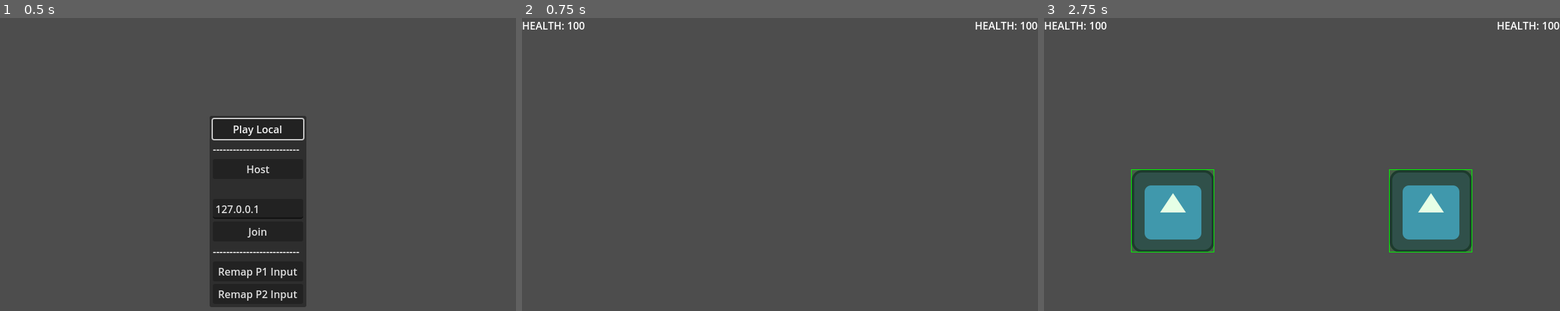
Above: before the commit, frames 1-3 (left to right).
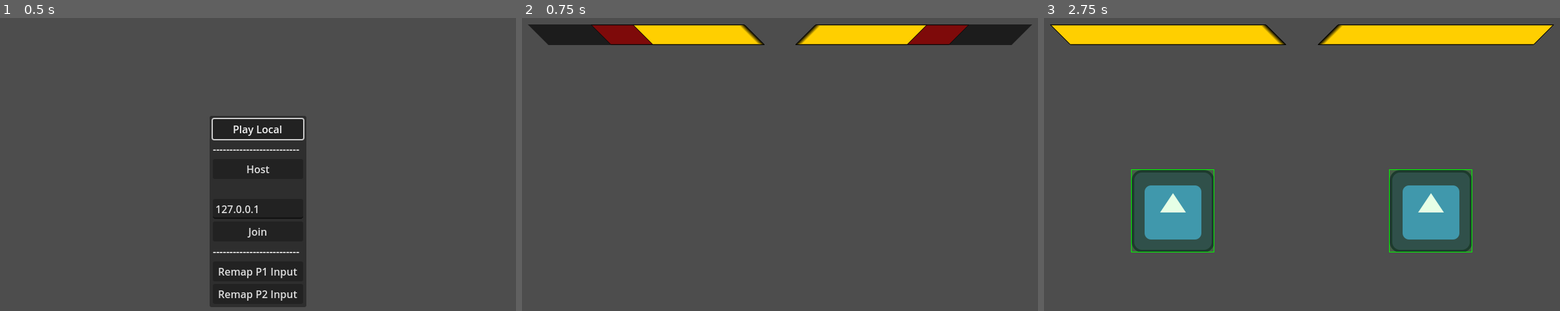
Above: after the commit, the same moments.

Repository: SamBumgardner/spellstrike
Game: Godot game, scene res://network/main.tscn
Same seed, same stepped clock (60 frames per second), same inputs: the game is played once before the commit and once after it. The engine's default icon, where the game draws it, is replaced by a stand-in: a white triangle on a blue panel in a dark square.
Inputs (mouse positions are in pixels of both pictures, inside the frame that each line leads up to):
- Up to frame 1 (0.5 s): no input
- Up to frame 2 (0.75 s): click "Play Local" at 0.5 s
- Up to frame 3 (2.75 s): tap Enter at 1.25 s; move the mouse to (1415, 190) at 1.27 s; hold Up 1.28-2 s; click (1415, 190) at 1.42 s; tap Space at 2 s; drag from (1198, 231) to (1276, 287) at 2.02 s

Frame 1 is identical in both runs. In frame 2, 6.1% of the frame differs, in the area x 0-100%, y 1-10%; in frame 3, 6.0%.

Commit message:
create visual health bar

Diff:
--- a/game/TestGameplay.gd
+++ b/game/TestGameplay.gd
@@ -8,10 +8,10 @@
 # handle game ending
 @onready var confirm_defeat_timer: NetworkTimer = $ConfirmDefeatTimer
 @onready var start_new_round_timer: NetworkTimer = $StartNewRoundTimer
-@onready var health_tracker_1: HealthTracker = $UI/BattleHUD/VBoxContainer/HealthTracker
-@onready var health_tracker_2: HealthTracker = $UI/BattleHUD/VBoxContainer2/HealthTracker2
-@onready var win_tracker_1: WinTracker = $UI/BattleHUD/VBoxContainer/WinTracker
-@onready var win_tracker_2: WinTracker = $UI/BattleHUD/VBoxContainer2/WinTracker2
+@onready var health_tracker_1: HealthTracker = $UI/BattleHUD/HealthTracker
+@onready var health_tracker_2: HealthTracker = $UI/BattleHUD/HealthTracker2
+@onready var win_tracker_1: WinTracker = $UI/BattleHUD/WinTracker
+@onready var win_tracker_2: WinTracker = $UI/BattleHUD/WinTracker2
 
 enum Side {
     P1 = 0,
--- a/game/TestGameplay.tscn
+++ b/game/TestGameplay.tscn
@@ -18,31 +18,43 @@
 offset_right = 800.0
 offset_bottom = 600.0
 
-[node name="VBoxContainer" type="VBoxContainer" parent="UI/BattleHUD"]
-layout_mode = 0
-offset_right = 40.0
-offset_bottom = 40.0
+[node name="HealthTracker" parent="UI/BattleHUD" instance=ExtResource("2_cvjpa")]
+custom_minimum_size = Vector2(335, 0)
+layout_mode = 1
+anchors_preset = -1
+anchor_right = 0.0
+offset_left = 25.0
+offset_top = 10.0
+offset_bottom = 8.0
+grow_horizontal = 1
 
-[node name="HealthTracker" parent="UI/BattleHUD/VBoxContainer" instance=ExtResource("2_cvjpa")]
-layout_mode = 2
+[node name="WinTracker" parent="UI/BattleHUD" instance=ExtResource("3_nhsyv")]
+layout_mode = 1
+anchors_preset = -1
+offset_left = 50.0
+offset_top = 45.0
+offset_right = 60.0
 
-[node name="WinTracker" parent="UI/BattleHUD/VBoxContainer" instance=ExtResource("3_nhsyv")]
-layout_mode = 2
+[node name="HealthTracker2" parent="UI/BattleHUD" instance=ExtResource("2_cvjpa")]
+custom_minimum_size = Vector2(335, 0)
+layout_direction = 2
+layout_mode = 1
+anchors_preset = -1
+anchor_left = 1.0
+offset_left = -25.0
+offset_top = 10.0
+grow_horizontal = 1
+scale = Vector2(-1, 1)
 
-[node name="VBoxContainer2" type="VBoxContainer" parent="UI/BattleHUD"]
+[node name="WinTracker2" parent="UI/BattleHUD" instance=ExtResource("3_nhsyv")]
 layout_mode = 1
-anchors_preset = 1
+anchors_preset = -1
 anchor_left = 1.0
 anchor_right = 1.0
-offset_left = -98.0
-offset_bottom = 40.0
+offset_top = 50.0
+offset_right = -45.0
+offset_bottom = 0.0
 grow_horizontal = 0
-
-[node name="HealthTracker2" parent="UI/BattleHUD/VBoxContainer2" instance=ExtResource("2_cvjpa")]
-layout_mode = 2
-
-[node name="WinTracker2" parent="UI/BattleHUD/VBoxContainer2" instance=ExtResource("3_nhsyv")]
-layout_mode = 2
 
 [node name="MatchOver" type="Label" parent="UI/BattleHUD" groups=["network_sync"]]
 visible = false
--- /dev/null
+++ b/game/ui/HealthFollowTheme.tres
@@ -0,0 +1,8 @@
+[gd_resource type="Theme" load_steps=2 format=3 uid="uid://cnejelfj3q0pl"]
+
+[sub_resource type="StyleBoxFlat" id="StyleBoxFlat_4q7c6"]
+bg_color = Color(0, 0, 0, 1)
+skew = Vector2(-1, 0)
+
+[resource]
+ProgressBar/styles/background = SubResource("StyleBoxFlat_4q7c6")
--- /dev/null
+++ b/game/ui/HealthTheme.tres
@@ -0,0 +1,17 @@
+[gd_resource type="Theme" load_steps=3 format=3 uid="uid://b4550oudr0v52"]
+
+[sub_resource type="StyleBoxEmpty" id="StyleBoxEmpty_pp0la"]
+
+[sub_resource type="StyleBoxFlat" id="StyleBoxFlat_rxwsj"]
+bg_color = Color(1, 1, 1, 1)
+skew = Vector2(-1, 0)
+border_width_left = 2
+border_width_top = 2
+border_width_right = 10
+border_width_bottom = 2
+border_color = Color(0, 0, 0, 1)
+border_blend = true
+
+[resource]
+ProgressBar/styles/background = SubResource("StyleBoxEmpty_pp0la")
+ProgressBar/styles/fill = SubResource("StyleBoxFlat_rxwsj")
--- a/game/ui/HealthTracker.gd
+++ b/game/ui/HealthTracker.gd
@@ -1,20 +1,64 @@
-class_name HealthTracker extends HBoxContainer
+class_name HealthTracker extends Control
 
-@onready var display_label: Label = $Label2
+@export var follow_delay_duration: float = .5
+@export var follow_rate_change: float = 10
+@export var health_stability_threshold: int = 5
+
+@onready var display_label: Label = $TextDisplay/Label2
+@onready var health_bar: ProgressBar = $HealthBar
+@onready var health_follow: ProgressBar = $HealthBar/HealthFollow
+@onready var delay_follow_timer: Timer = $DelayFollow
+
+var is_following: bool = false
+var actual_health_stable: int = 0
 
 @export var display_health: int:
     set(x):
         display_health = x
         if display_label != null:
             display_label.text = str(display_health)
+        if health_bar != null:
+            health_bar.value = display_health
+            if display_health > health_follow.value:
+                health_follow.value = display_health
+            delay_follow_timer.start(follow_delay_duration)
 
 @export var actual_health: int:
     set(x):
-        actual_health = x
+        if actual_health != x:
+            actual_health = x
+            actual_health_stable = 0
+            is_following = false
+
+@export var tracked_player: Player:
+    set(x):
+        tracked_player = x
+        actual_health = tracked_player.health
+        health_bar.value = tracked_player.health
+        health_follow.value = tracked_player.health
+
+func _ready():
+    delay_follow_timer.timeout.connect(_on_delay_follow_timeout)
+
+func _physics_process(_delta: float) -> void:
+    if actual_health_stable > health_stability_threshold and display_health != actual_health:
         display_health = actual_health
+    else:
+        actual_health_stable += 1
 
-@export var tracked_player: Player
-
-func _process(_delta: float):
+func _process(delta: float):
     if tracked_player != null and tracked_player.health != actual_health:
         actual_health = tracked_player.health
+
+    if is_following and health_follow.value > health_bar.value:
+        var difference = health_follow.value - health_bar.value
+        var intended_change = max(delta * follow_rate_change, difference * 2 * delta)
+        if intended_change > (difference):
+            health_follow.value = health_bar.value
+            is_following = false
+        else:
+            health_follow.value -= intended_change
+
+
+func _on_delay_follow_timeout() -> void:
+    is_following = true
--- a/game/ui/HealthTracker.tscn
+++ b/game/ui/HealthTracker.tscn
@@ -1,16 +1,55 @@
-[gd_scene load_steps=2 format=3 uid="uid://dv55emdwbx4m0"]
+[gd_scene load_steps=5 format=3 uid="uid://dv55emdwbx4m0"]
 
 [ext_resource type="Script" path="res://ui/HealthTracker.gd" id="1_ccee7"]
+[ext_resource type="Theme" uid="uid://b4550oudr0v52" path="res://ui/HealthTheme.tres" id="2_rl4ad"]
+[ext_resource type="Theme" uid="uid://cnejelfj3q0pl" path="res://ui/HealthFollowTheme.tres" id="3_jgjos"]
+[ext_resource type="Script" path="res://addons/godot-rollback-netcode/NetworkTimer.gd" id="4_1s0li"]
 
-[node name="HBoxContainer" type="HBoxContainer"]
-offset_right = 98.0
-offset_bottom = 23.0
+[node name="HealthTracker" type="MarginContainer"]
+anchors_preset = 10
+anchor_right = 1.0
+offset_bottom = 32.0
+grow_horizontal = 2
 script = ExtResource("1_ccee7")
 
-[node name="Label" type="Label" parent="."]
+[node name="TextDisplay" type="HBoxContainer" parent="."]
+visible = false
+layout_mode = 2
+
+[node name="Label" type="Label" parent="TextDisplay"]
 layout_mode = 2
 text = "HEALTH:"
 
-[node name="Label2" type="Label" parent="."]
+[node name="Label2" type="Label" parent="TextDisplay"]
 layout_mode = 2
 text = "100"
+
+[node name="HealthBar" type="ProgressBar" parent="."]
+self_modulate = Color(1, 0.811765, 0, 1)
+custom_minimum_size = Vector2(0, 32)
+layout_mode = 2
+theme = ExtResource("2_rl4ad")
+value = 50.0
+fill_mode = 1
+show_percentage = false
+
+[node name="HealthFollow" type="ProgressBar" parent="HealthBar"]
+self_modulate = Color(0.717647, 0, 0, 0.631373)
+show_behind_parent = true
+custom_minimum_size = Vector2(0, 32)
+layout_mode = 1
+anchors_preset = -1
+anchor_right = 1.0
+anchor_bottom = 1.0
+grow_horizontal = 2
+theme = ExtResource("3_jgjos")
+value = 70.0
+fill_mode = 1
+show_percentage = false
+
+[node name="DelayFollow" type="Timer" parent="."]
+wait_time = 0.5
+one_shot = true
+
+[node name="NetworkTimer" type="Node" parent="."]
+script = ExtResource("4_1s0li")
Not shown, changed: game/export_presets.cfg
